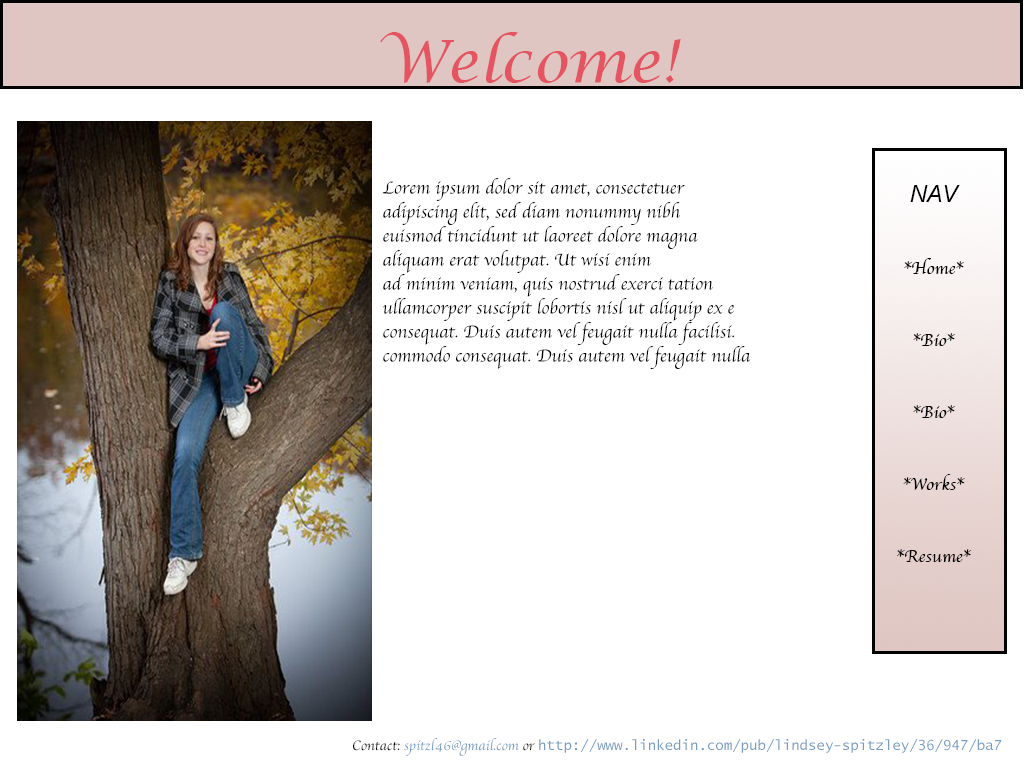
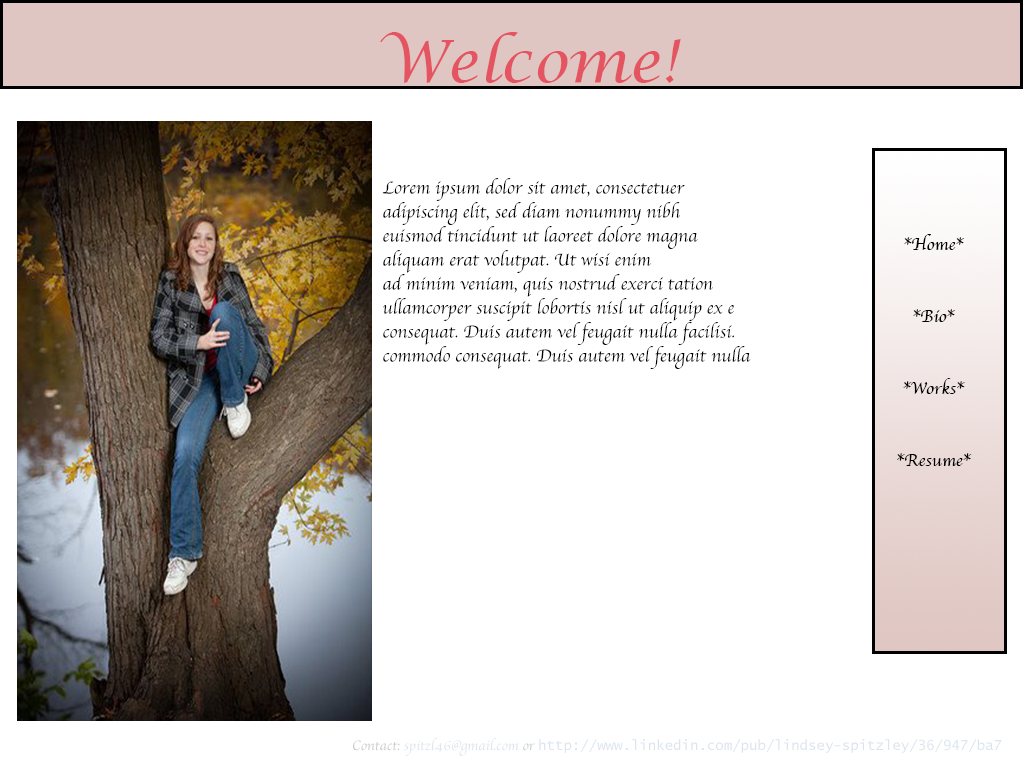
Layers edited between the first and the second (1024, 768) image:
"Contact: spitzl46@gmail.com or http://www.linkedin.co": opacity 100% → 30% over (x1=353, y1=738, x2=1002, y2=756)
renamed "NAV *Home* *Bio* *Bio* *Works* *Resume*" to "*Home* *Bio* *Works* *Resume*", painted on it over (x1=897, y1=185, x2=972, y2=562)
painted on "Navbox" over (x1=897, y1=185, x2=972, y2=562)
